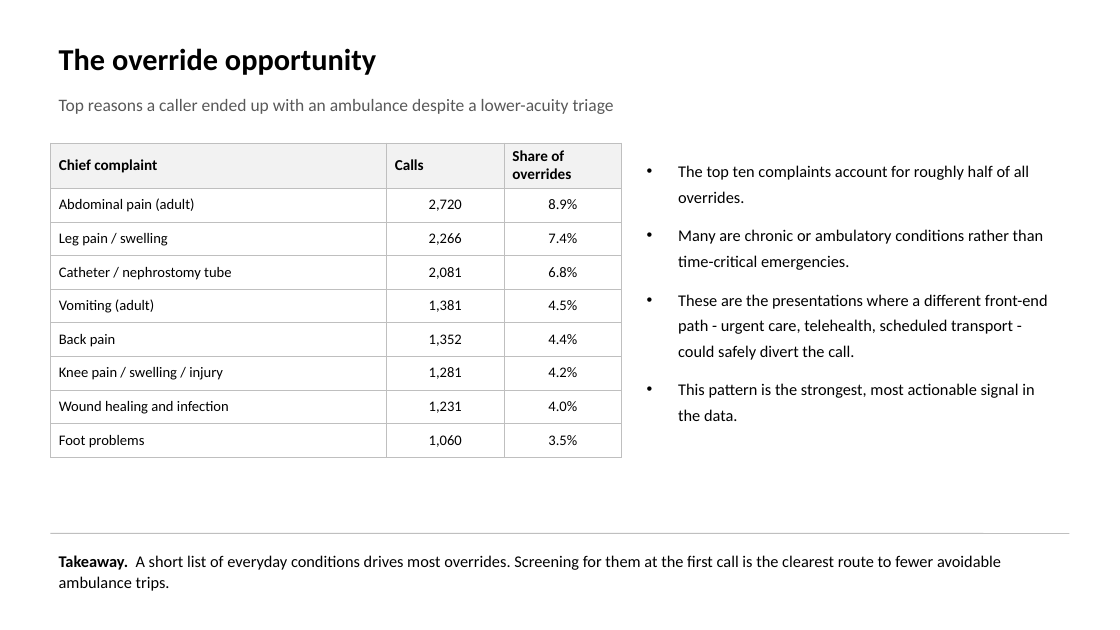
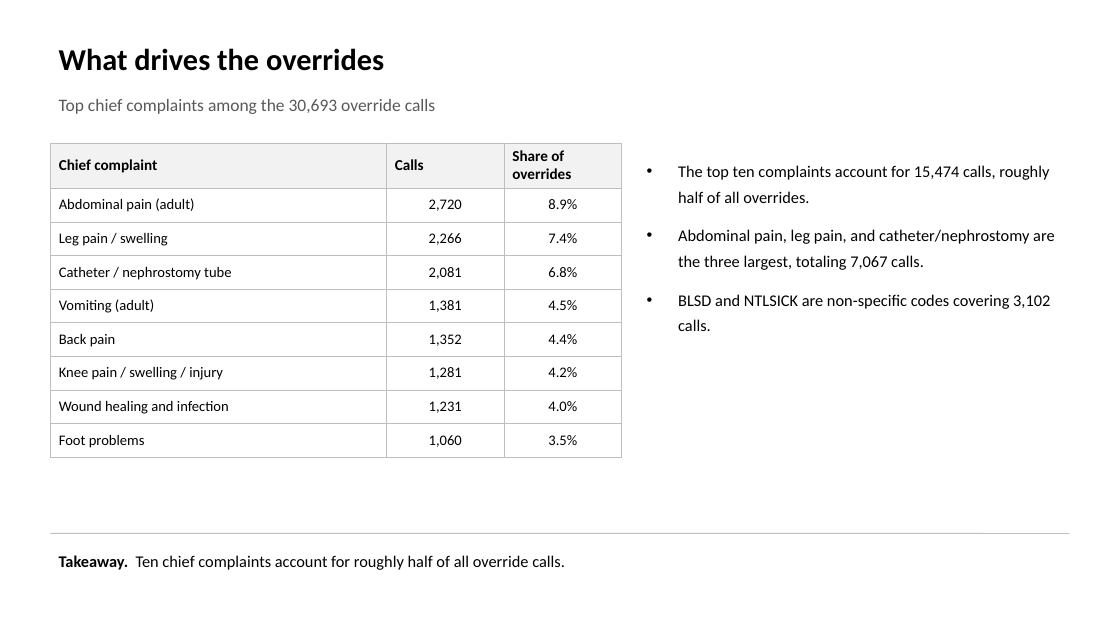
Before and after one commit to jwsmitherman/llm_projects, a slide deck: slide 4 of nurse_nav_qa_story.pptx. Drawn at 1120x630 pixels with LibreOffice and Linux fonts; fonts in the diff are those of the drawing. Boxes give left, top, right and bottom in pixels: in the first picture for what was removed or moved away, otherwise in the second. Text is boxed around its words. In the diff, an @@ line names an element or a change of style, - is before the commit and + after.

```diff
--- a/nurse_nav_qa_story.pptx
+++ b/nurse_nav_qa_story.pptx
@@ text at [59, 48, 384, 71]: text changed @@
-The override opportunity
+What drives the overrides
@@ text at [59, 99, 435, 114]: text changed @@
-Top reasons a caller ended up with an ambulance despite a lower-acuity triage
+Top chief complaints among the 30,693 override calls
@@ text at [678, 165, 1054, 331]: text changed @@
-• The top ten complaints account for roughly half of all overrides.
-• Many are chronic or ambulatory conditions rather than time-critical emergencies.
-• These are the presentations where a different front-end path - urgent care, telehealth, scheduled transport - could safely divert the call.
-• This pattern is the strongest, most actionable signal in the data.
+• The top ten complaints account for 15,474 calls, roughly half of all overrides.
+• Abdominal pain, leg pain, and catheter/nephrostomy are the three largest, totaling 7,067 calls.
+• BLSD and NTLSICK are non-specific codes covering 3,102 calls.
@@ text at [59, 555, 565, 570]: text changed @@
-Takeaway. A short list of everyday conditions drives most overrides. Screening for them at the first call is the clearest route to fewer avoidable ambulance trips.
+Takeaway. Ten chief complaints account for roughly half of all override calls.
```
Also in this commit, not shown: 6 other slides changed.
